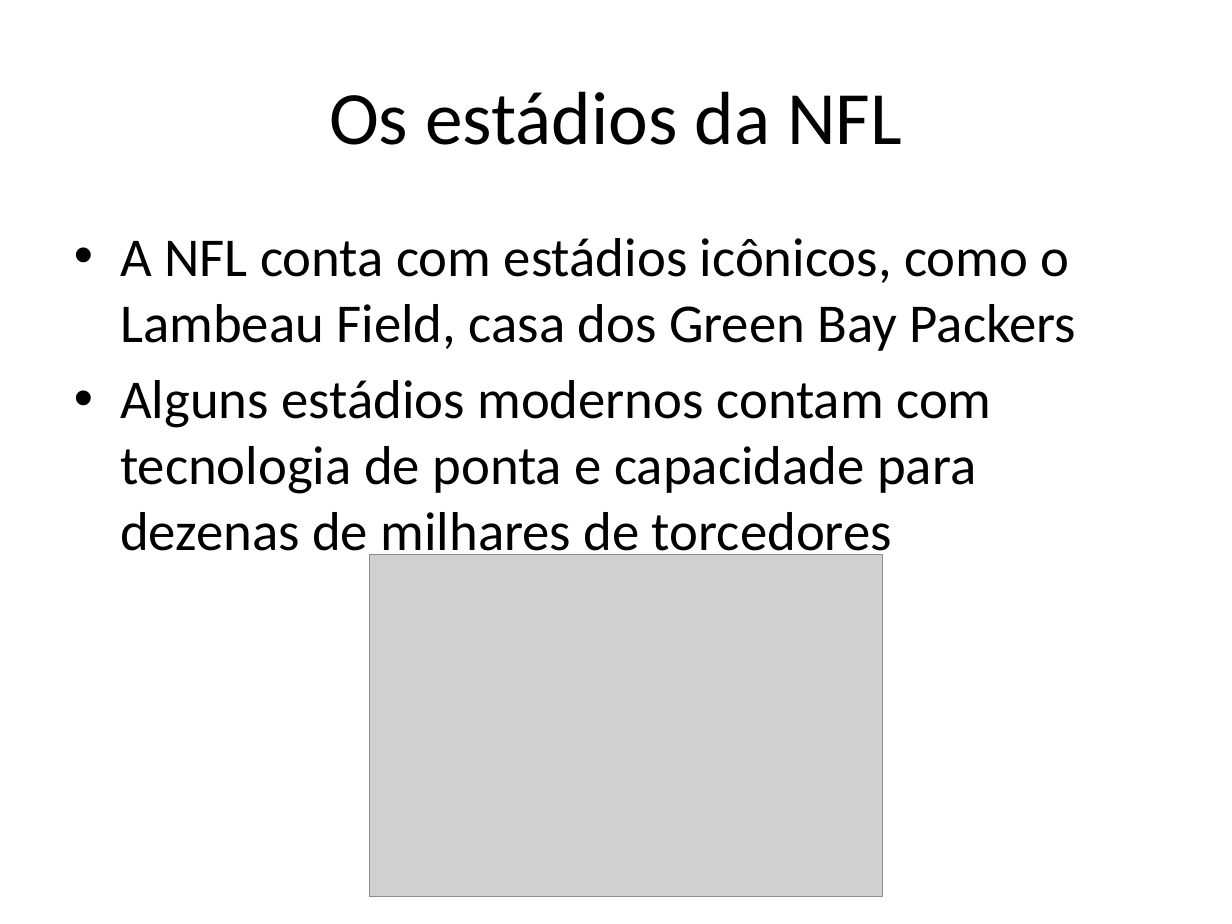
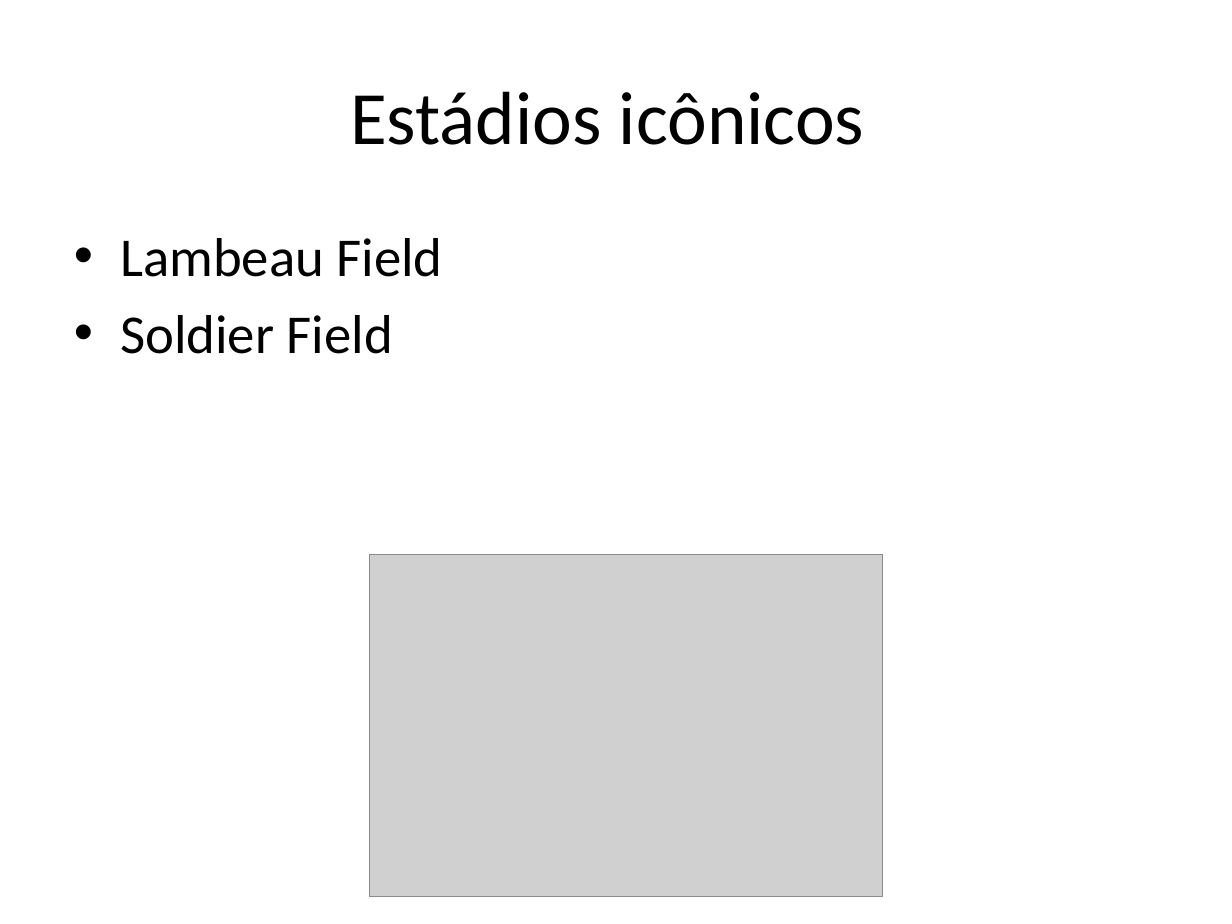
Before and after one commit to lcdlemos/EstagioNutes, a slide deck: slide 7 of IA/auto_apresentacao_IA.pptx. Drawn at 1232x924 pixels with LibreOffice and Linux fonts; fonts in the diff are those of the drawing; grey boxes stand for pictures. Boxes give left, top, right and bottom in pixels: in the first picture for what was removed or moved away, otherwise in the second. Text is boxed around its words. In the diff, an @@ line names an element or a change of style, - is before the commit and + after.

```diff
--- a/IA/auto_apresentacao_IA.pptx
+++ b/IA/auto_apresentacao_IA.pptx
@@ title at (350,91,864,145): text changed @@
-Os estádios da NFL
+Estádios icônicos
@@ text at (120,238,442,354): text changed @@
-• A NFL conta com estádios icônicos, como o Lambeau Field, casa dos Green Bay Packers
-• Alguns estádios modernos contam com tecnologia de ponta e capacidade para dezenas de milhares de torcedores
+• Lambeau Field
+• Soldier Field
```
Also in this commit, not shown: 8 other slides changed, 9 slides added, 5 slides removed, 7 other files.
